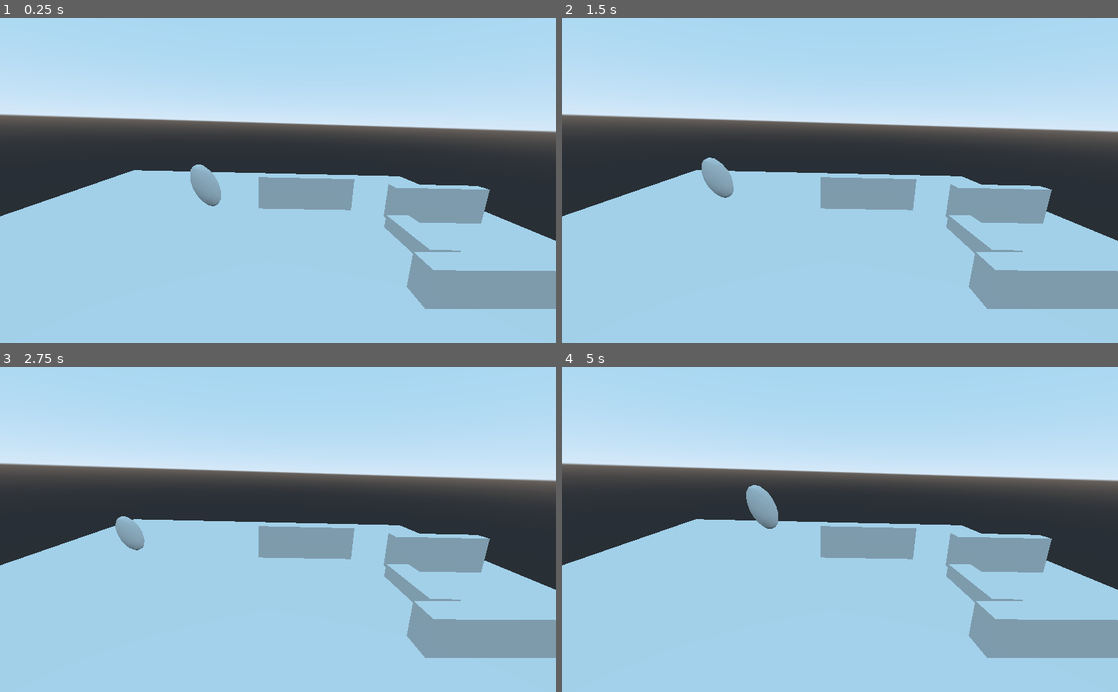
Above: before the commit, frames 1-4 (two rows, left to right).
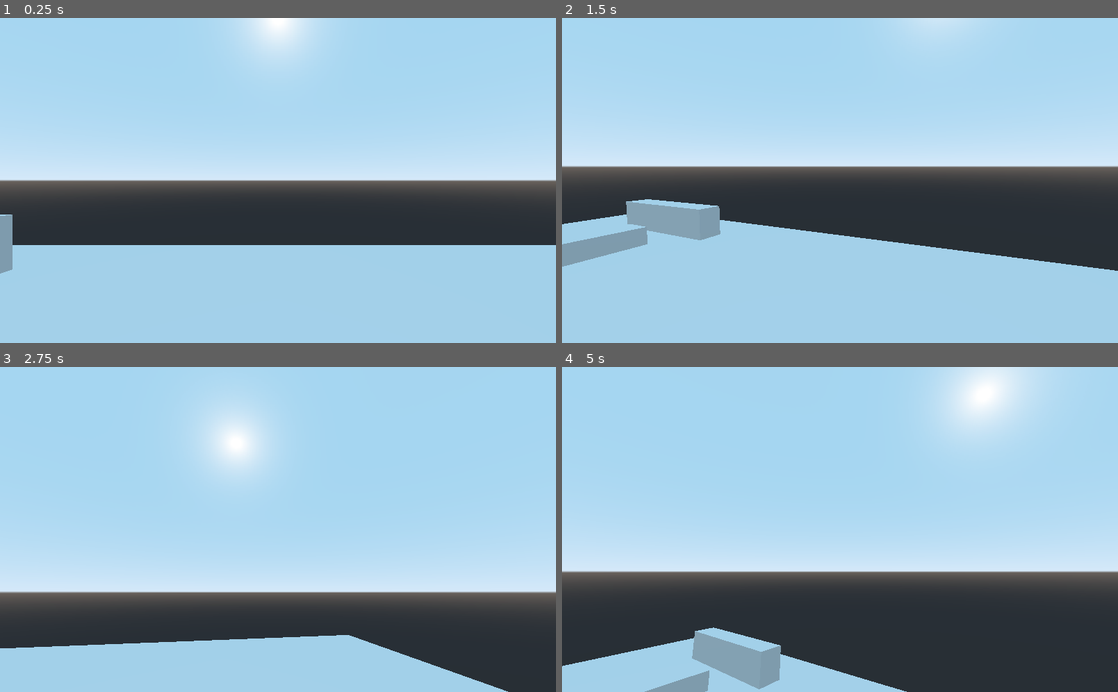
Above: after the commit, the same moments.

Repository: konraziel/Senior-Design-Project_Zielinski-Muswara
Game: Godot game, scene res://MainScene.tscn
Two runs of this game, one before a commit and one after it. Both use one fixed random seed, a clock stepped at 60 frames per second and the inputs below.
Inputs (mouse positions are in pixels of both pictures, inside the frame that each line leads up to):
- Up to frame 1 (0.25 s): no input
- Up to frame 2 (1.5 s): move the mouse to (962, 164) at 0.52 s; hold Right (ui_right) 0.53-1.28 s; tap Space (ui_select) at 0.77 s; move the mouse to (728, 196) at 1.27 s; hold Down (ui_down) from 1.28 s (still down)
- Up to frame 3 (2.75 s): tap Space (ui_select) at 1.52 s; move the mouse to (333, 458) at 2.02 s; release Down (ui_down) at 2.03 s; hold Right (ui_right) from 2.03 s (still down)
- Up to frame 4 (5 s): move the mouse to (812, 594) at 2.77 s; release Right (ui_right) at 2.78 s; hold Up (ui_up) 2.78-3.53 s; tap Space (ui_select) at 3.02, 3.77, 4.52 s; move the mouse to (1006, 578) at 3.52 s; hold Left (ui_left) from 3.53 s (still down); move the mouse to (673, 480) at 4.27 s

The runs differ from the first frame. In frame 1, 46% of the frame differs, in the area x 0-100%, y 0-90%; in frame 2, 41%; in frame 3, 59%; in frame 4, 71%, in the area x 0-100%, y 0-100%.

Commit message:
camera, with mouse capture + directional movement

Diff:
--- a/MainScene.tscn
+++ b/MainScene.tscn
@@ -17,13 +17,20 @@
 transform = Transform( -0.999063, 0.0213839, 0.0376227, 0.0297936, 0.970414, 0.239601, -0.031386, 0.240497, -0.970142, 0, 9.52221, -25.3733 )
 
 [node name="KinematicBody" type="KinematicBody" parent="."]
+transform = Transform( 1, 0, 0, 0, 1, 0, 0, 0, 1, 3, 2.88972, -5 )
 script = ExtResource( 3 )
 
 [node name="CollisionShape" type="CollisionShape" parent="KinematicBody"]
-transform = Transform( 0.903245, -1.87576e-08, -0.429124, -0.429124, -3.94821e-08, -0.903245, 0, 1, -4.37114e-08, 5.95996, 5.27782, -4.02895 )
+transform = Transform( 0.999999, 0, 0, 0, -4.37114e-08, 0.999999, 0, -1, -4.37114e-08, 0, 0, 0 )
 shape = SubResource( 1 )
 
 [node name="MeshInstance" type="MeshInstance" parent="KinematicBody"]
-transform = Transform( 0.903245, 0.429124, 0, -0.429124, 0.903245, 0, 0, 0, 1, 5.95996, 5.27782, -4.02895 )
+transform = Transform( 0.999999, 0, 0, 0, 0.999999, 0, 0, 0, 1, 0, 0, 0 )
 mesh = ExtResource( 2 )
 skeleton = NodePath("../..")
+
+[node name="PlayerHead" type="Spatial" parent="KinematicBody"]
+transform = Transform( 1, 0, 0, 0, 1, 0, 0, 0, 1, 0, 1.68284, 0 )
+
+[node name="Camera" type="Camera" parent="KinematicBody/PlayerHead"]
+current = true
--- a/player.gd
+++ b/player.gd
@@ -5,9 +5,18 @@
 var gravity = 50
 var velocity = Vector3.ZERO
 var snap_vector = Vector3.DOWN
+var mouse_sensitivity = 0.002  # radians/pixel
 
 export var jump_strength = 20
 
+func _ready():
+	Input.set_mouse_mode(Input.MOUSE_MODE_CAPTURED)
+
+func _unhandled_input(event):
+	if event is InputEventMouseMotion and Input.get_mouse_mode() == Input.MOUSE_MODE_CAPTURED:
+		$PlayerHead.rotate_y(-event.relative.x * mouse_sensitivity)
+		$PlayerHead/Camera.rotate_x(-event.relative.y * mouse_sensitivity)
+		$PlayerHead/Camera.rotation.x = clamp($PlayerHead/Camera.rotation.x, -1.2, 1.2)
 
 # Called every frame. 'delta' is the elapsed time since the previous frame.
 func _process(delta):
@@ -22,15 +31,22 @@
 		input_vector.x -= 1
 	if Input.is_action_pressed("ui_right"):
 		input_vector.x += 1
-	input_vector= input_vector.rotated(Vector3.UP, rotation.y).normalized()
+
+	var camera_transform = $PlayerHead/Camera.get_global_transform()
+	var camera_basis = camera_transform.basis
+	input_vector = camera_basis.xform(input_vector).normalized()
+
 	velocity.x= input_vector.x *speed
 	velocity.z= input_vector.z *speed
 	velocity.y-= gravity * delta
+
 	var just_landed = is_on_floor() and snap_vector == Vector3.ZERO
 	var is_jumping = is_on_floor() and Input.is_action_pressed("ui_select")
+
 	if is_jumping:
 		velocity.y= jump_strength
 		snap_vector= Vector3.ZERO
 	elif just_landed:
 		snap_vector = Vector3.DOWN
+
 	velocity= move_and_slide_with_snap(velocity, snap_vector, Vector3.UP, true)
